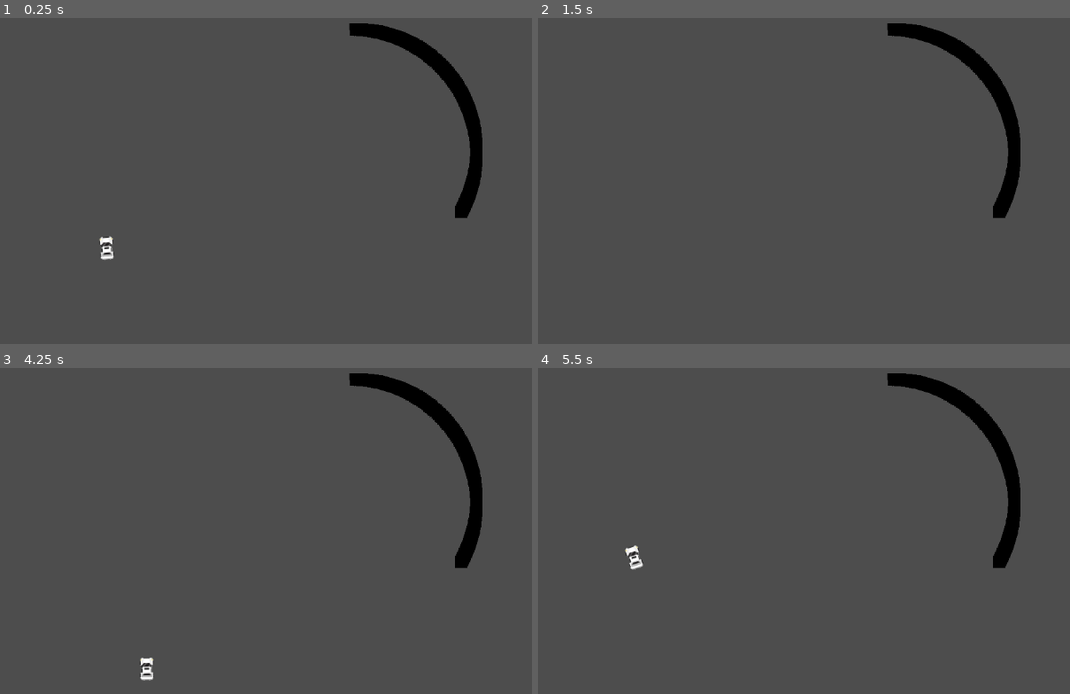
Above: before the commit, frames 1-4 (two rows, left to right).
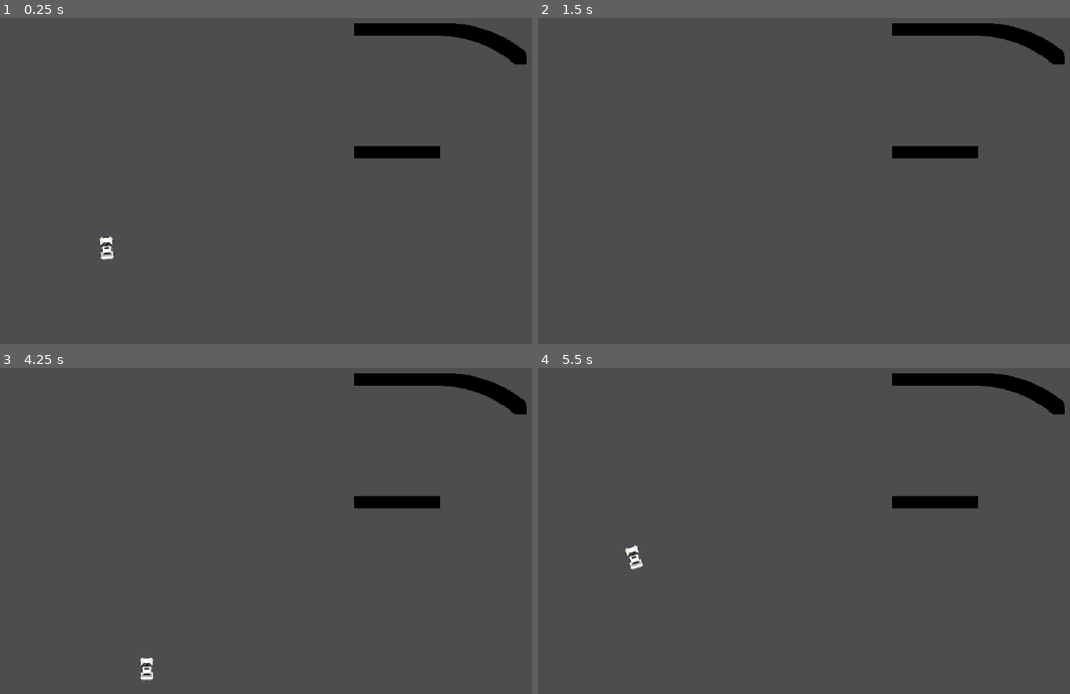
Above: after the commit, the same moments.

Repository: Eliyaan/IA_Voitures_GeneticAlgorithm
Game: Godot game, scene res://scene/main.tscn
Same seed, same stepped clock (60 frames per second), same inputs: the game is played once before the commit and once after it.
Inputs:
- Up to frame 1 (0.25 s): no input
- Up to frame 2 (1.5 s): tap Enter at 1.25 s
- Up to frame 3 (4.25 s): tap Space at 2, 3.5 s; tap Enter at 2.75 s
- Up to frame 4 (5.5 s): no input

The runs differ from the first frame. In frame 1, 3.8% of the frame differs, in the area x 65-100%, y 1-62%; in frame 2, 3.8%; in frame 3, 3.8%; in frame 4, 3.8%.
Error before the commit: Out of bounds get index '1' (on base: 'Array[Node]') (res://codes/main.gd:47)
Error after the commit: Out of bounds get index '1' (on base: 'Array[Node]') (res://codes/main.gd:51)

Commit message:
Argg

Diff:
--- a/codes/main.gd
+++ b/codes/main.gd
@@ -10,6 +10,10 @@
 var muta: float = 0.5
 var recovery_frames: int = 1
 var sorted_array: Array = []
+var espacement = 200
+var pos_next_x = 0
+var pos_next_y = 0
+var angle	= 0
 
 # Called when the node enters the scene tree for the first time.
 func _ready():
@@ -70,11 +74,28 @@
 	car.alive = true
 	$Voitures.add_child(car)
 
+
+func spawn_circuit(num):
+	if num == 1:
+		rand_droite()
+		rand_tourne()
+
+func rand_droite():
+	var taille = randi_range(100, 200)
+	spawn_droit(pos_next_x, pos_next_y, taille)
+	pos_next_x = taille
+	taille = 0
+
+func rand_tourne():
+	angle += randi_range(-80, 80)
+	spawn_tourne(pos_next_x, pos_next_y, angle)
+
 func spawn_tourne(pos_x, pos_y, angle):
 	var route = circuit_tourne.instantiate()
 	route.position.x = pos_x
 	route.position.y = pos_y
 	route.rota += angle
+	route.espacement = espacement
 	$Terrain.add_child(route)
 
 func spawn_droit(pos_x, pos_y, long):
@@ -82,8 +103,5 @@
 	route.position.x = pos_x
 	route.position.y = pos_y
 	route.longueur = long
+	route.espacement = espacement
 	$Terrain.add_child(route)
-
-func spawn_circuit(num):
-	if num == 1:
-		spawn_tourne(0, 0, 120)
--- a/codes/route_droite.gd
+++ b/codes/route_droite.gd
@@ -1,7 +1,7 @@
 extends Node2D
 @export var wall : PackedScene
 var longueur = 10
-var espacement = 200
+var espacement = 10
 
 # Called when the node enters the scene tree for the first time.
 func _ready():
@@ -17,5 +17,5 @@
 	var mur = wall.instantiate()
 	mur.position.x = longueur/2
 	mur.position.y = y*-espacement
-	mur.scale.x = longueur/10
+	mur.scale.x = longueur/20
 	add_child(mur)
--- a/codes/route_tourne.gd
+++ b/codes/route_tourne.gd
@@ -2,7 +2,7 @@
 @export var wall : PackedScene
 var rota = 0
 var aj = -90
-var espacement = 200
+var espacement = 10
 
 # Called when the node enters the scene tree for the first time.
 func _ready():
